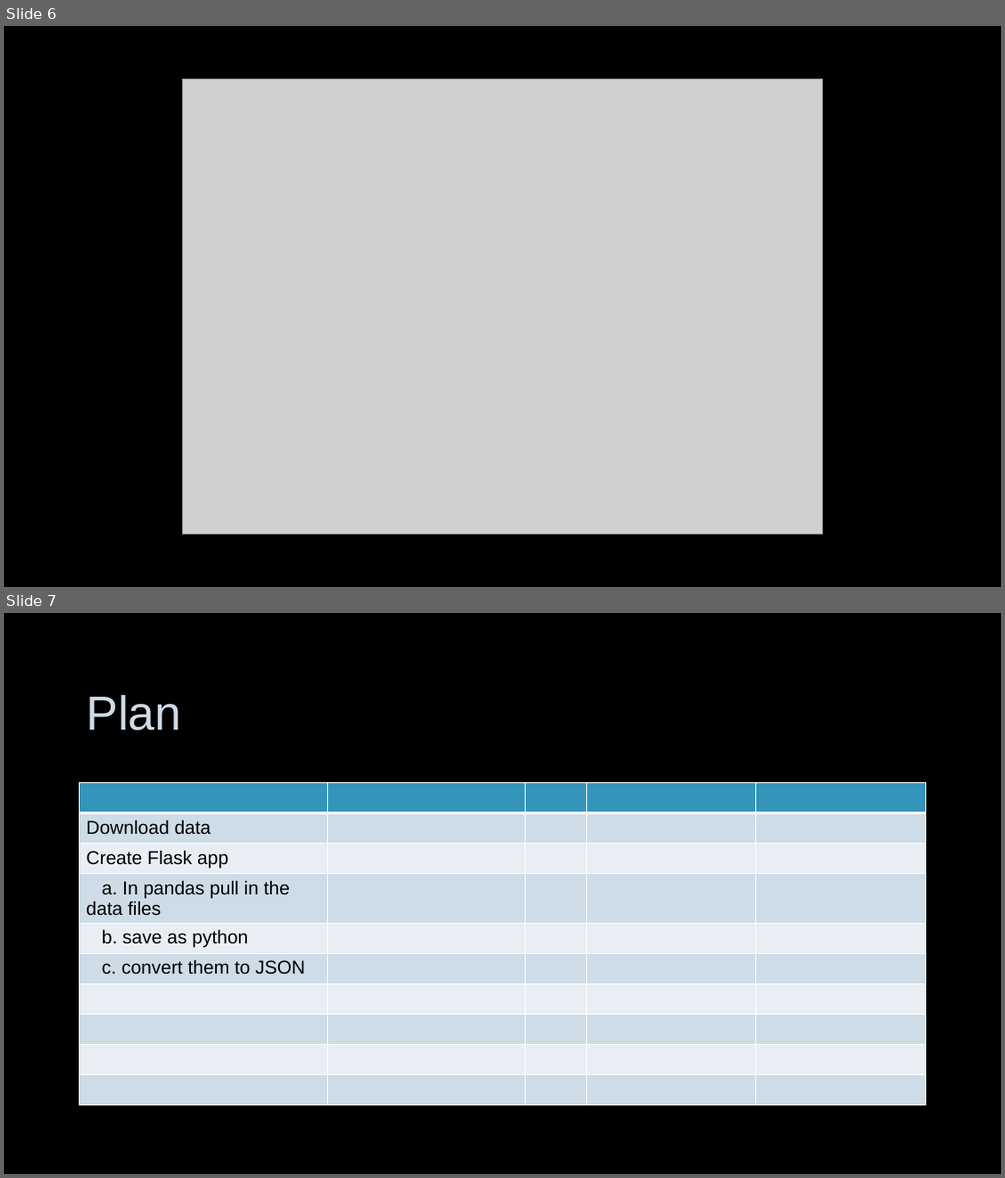
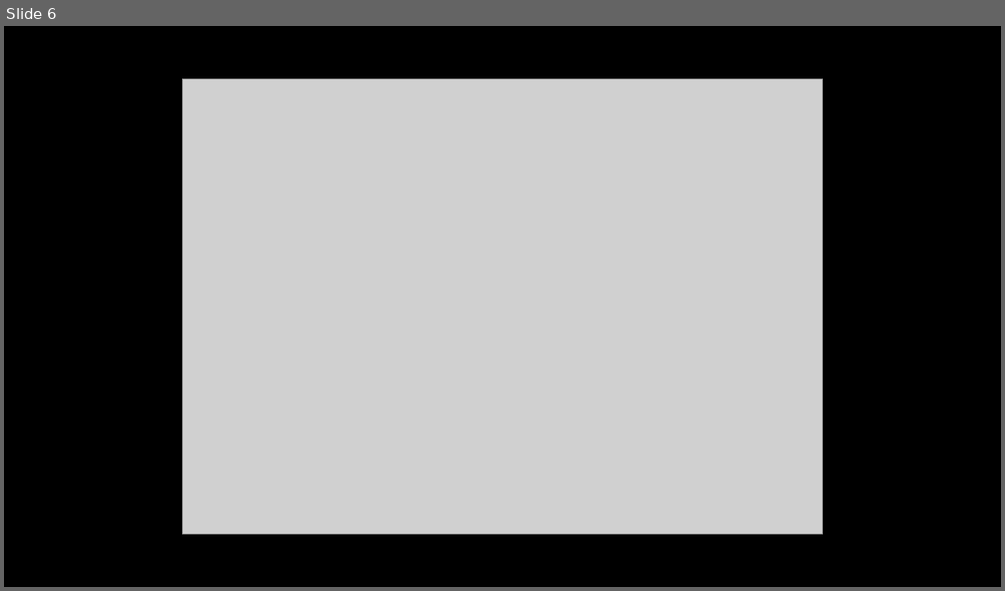
Before and after one commit to mpeteet/Project2-Global-Cancer-DataViz, a slide deck: Global Cancer Data Visualization April 2021.pptx. Shown one above the other, each under a label of ours: slides 6 and 7 before the commit, slide 6 after it. The pictures are 1005x1178 and 1005x591 pixels, drawn with LibreOffice and Linux fonts; fonts in the diff are those of the drawing; grey boxes stand for pictures; background and template pictures are left out. Boxes give left, top, right and bottom in pixels: in the first picture for what was removed or moved away, otherwise in the second. Text is boxed around its words. In the diff, an @@ line names an element or a change of style, - is before the commit and + after.

```diff
--- a/Global Cancer Data Visualization April 2021.pptx
+++ b/Global Cancer Data Visualization April 2021.pptx
@@ slide 7 removed at (4,613,1001,1174), background picture (left out) @@
@@ title removed at (86,695,181,730) @@
-Plan
@@ table removed at (79,783,925,1108), 10 rows, 5 columns @@
- |  |  |  | 
-Download data |  |  |  | 
-Create Flask app |  |  |  | 
-a. In pandas pull in the data files |  |  |  | 
-b. save as python |  |  |  | 
-c. convert them to JSON |  |  |  | 
- |  |  |  | 
- |  |  |  | 
- |  |  |  | 
- |  |  |  | 
```
Also in this commit, not shown: 1 slide added, 1 other file.
